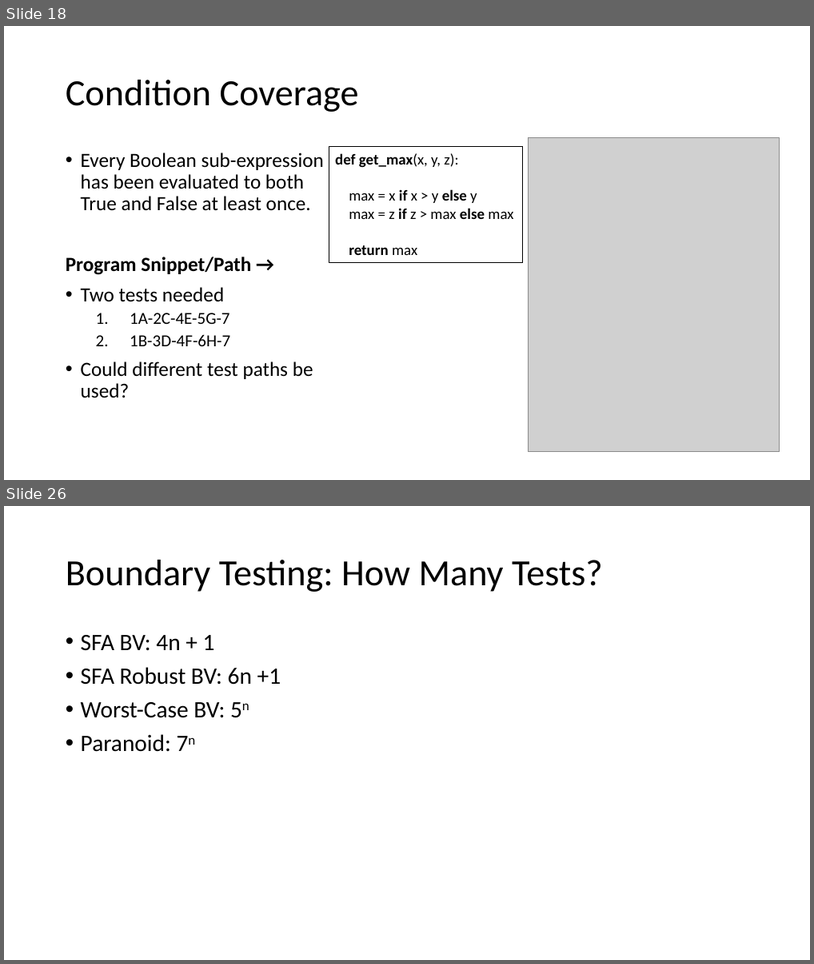
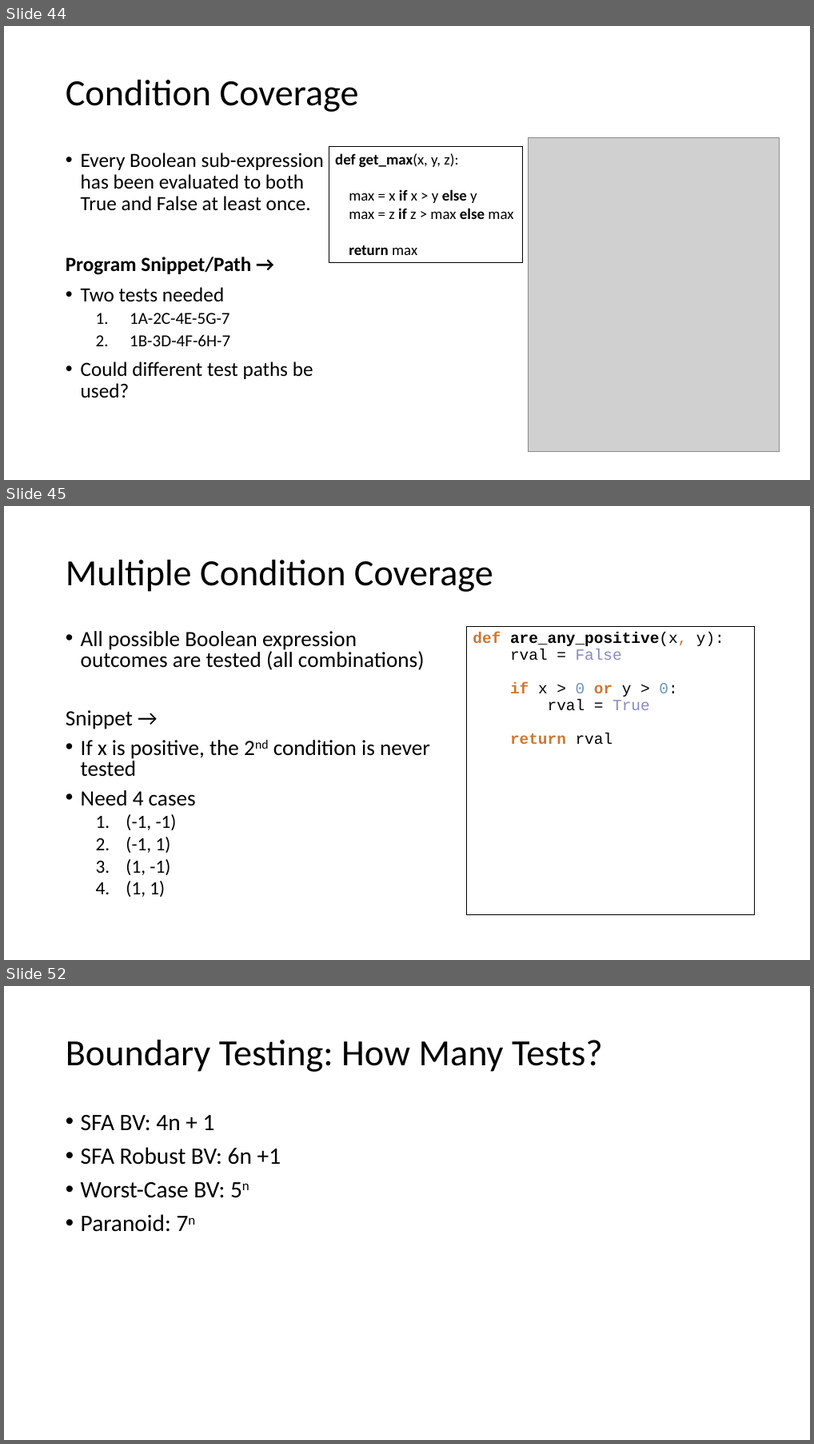
Before and after one commit to donaldsawyer/phdata-tdd-r, a slide deck: tdd_test_r.pptx. Shown one above the other, each under a label of ours: slides 18 and 26 before the commit, slides 44, 45 and 52 after it; the slides between them are not shown. The pictures are 814x964 and 814x1444 pixels, drawn with LibreOffice and Linux fonts; fonts in the diff are those of the drawing; grey boxes stand for pictures. Boxes give left, top, right and bottom in pixels: in the first picture for what was removed or moved away, otherwise in the second. Text is boxed around its words. In the diff, an @@ line names an element or a change of style, - is before the commit and + after.

```diff
--- a/tdd_test_r.pptx
+++ b/tdd_test_r.pptx
@@ slide 45 added at [4, 506, 810, 960], background #FFFFFF @@
@@ title added at [66, 560, 494, 592], 44 pt, text #000000 @@
+Multiple Condition Coverage
@@ text added at [66, 631, 430, 896], 25.9 pt, text #000000 @@
+• All possible Boolean expression outcomes are tested (all combinations)
+Snippet →
+• If x is positive, the 2nd condition is never tested
+• Need 4 cases
+  1. (-1, -1)
+  2. (-1, 1)
+  3. (1, -1)
+  4. (1, 1)
@@ text added at [467, 627, 755, 915], outline #000000 0.75 pt, 18.5 pt, text #000000 @@
+def are_any_positive(x, y):
+rval = False
+if x > 0 or y > 0:
+rval = True
+return rval
@@ what was slide 18 is now slide 44 @@
@@ what was slide 26 is now slide 52 @@
```
Also in this commit, not shown: 21 other slides added.
